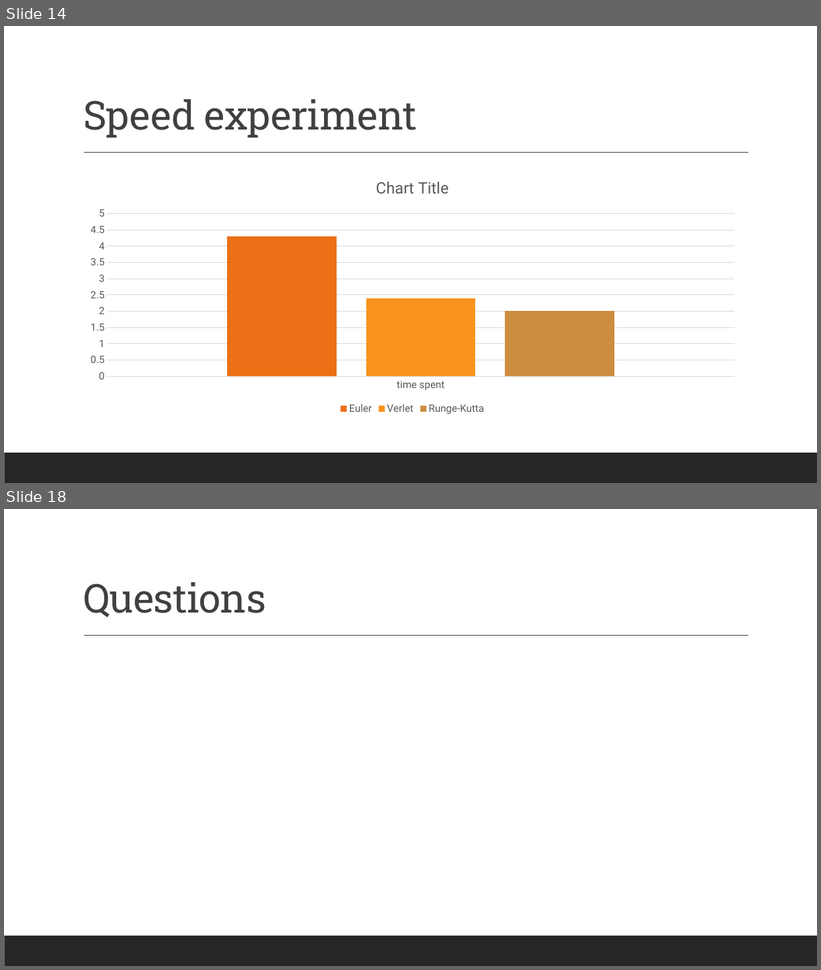
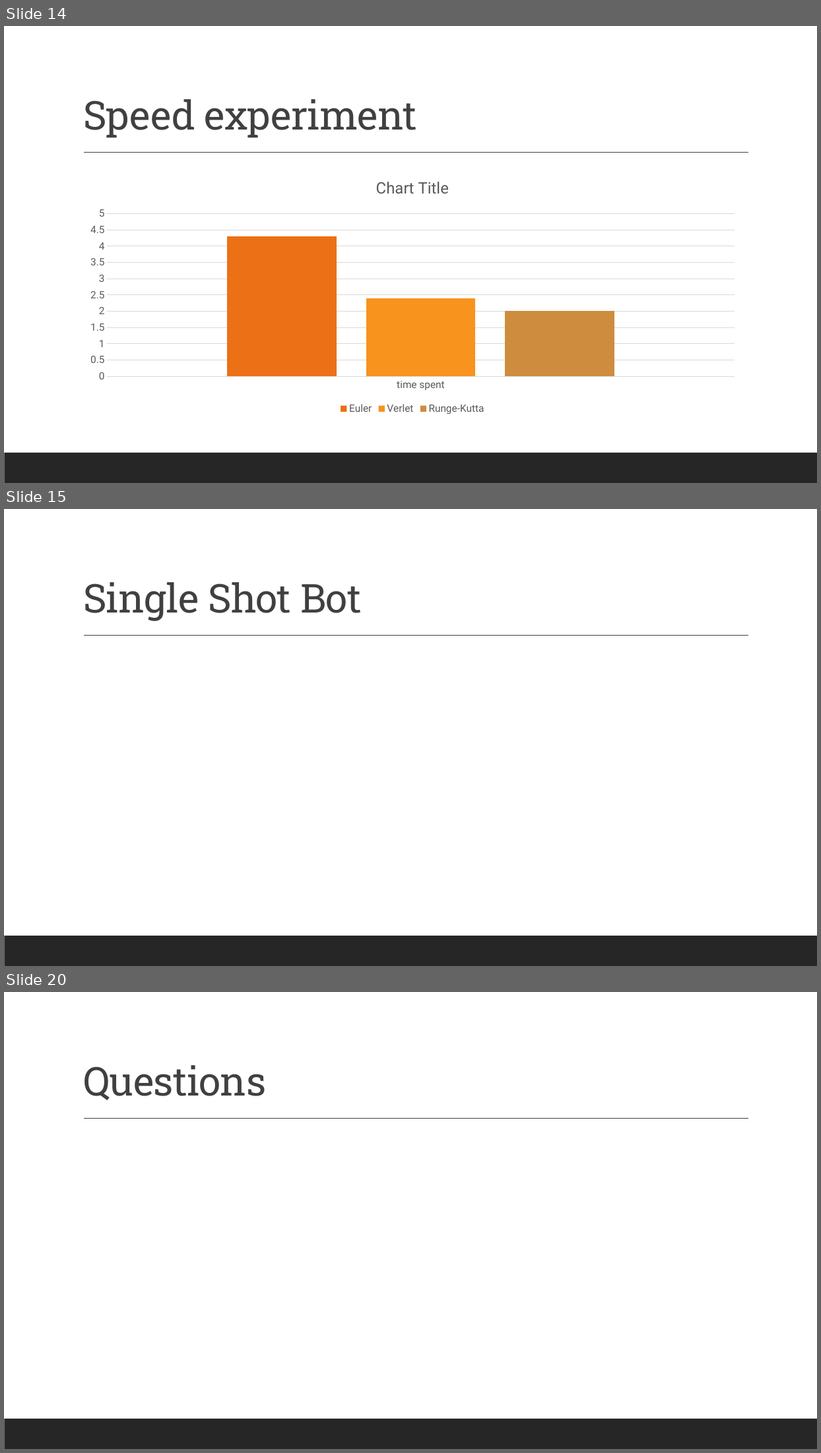
Before and after one commit to renesteeman/Project1-2_Group4, a slide deck: 04-PresentationThirdPhase.pptx. Shown one above the other, each under a label of ours: slides 14 and 18 before the commit, slides 14, 15 and 20 after it; the slides between them are not shown. The pictures are 821x970 and 821x1453 pixels, drawn with LibreOffice and Linux fonts; fonts in the diff are those of the drawing. Boxes give left, top, right and bottom in pixels: in the first picture for what was removed or moved away, otherwise in the second. Text is boxed around its words. In the diff, an @@ line names an element or a change of style, - is before the commit and + after.

```diff
--- a/04-PresentationThirdPhase.pptx
+++ b/04-PresentationThirdPhase.pptx
@@ slide 15 added at <box>4,509,817,966</box>, background #FFFFFF; not listed: 2 template elements that a slide beside it also shows @@
@@ title added at <box>83,582,361,621</box>, 47 pt, text #404040 @@
+Single Shot Bot
@@ what was slide 18 is now slide 20 @@
```
Also in this commit, not shown: 1 slide changed, 5 other slides added, 4 slides removed, 1 other file.
